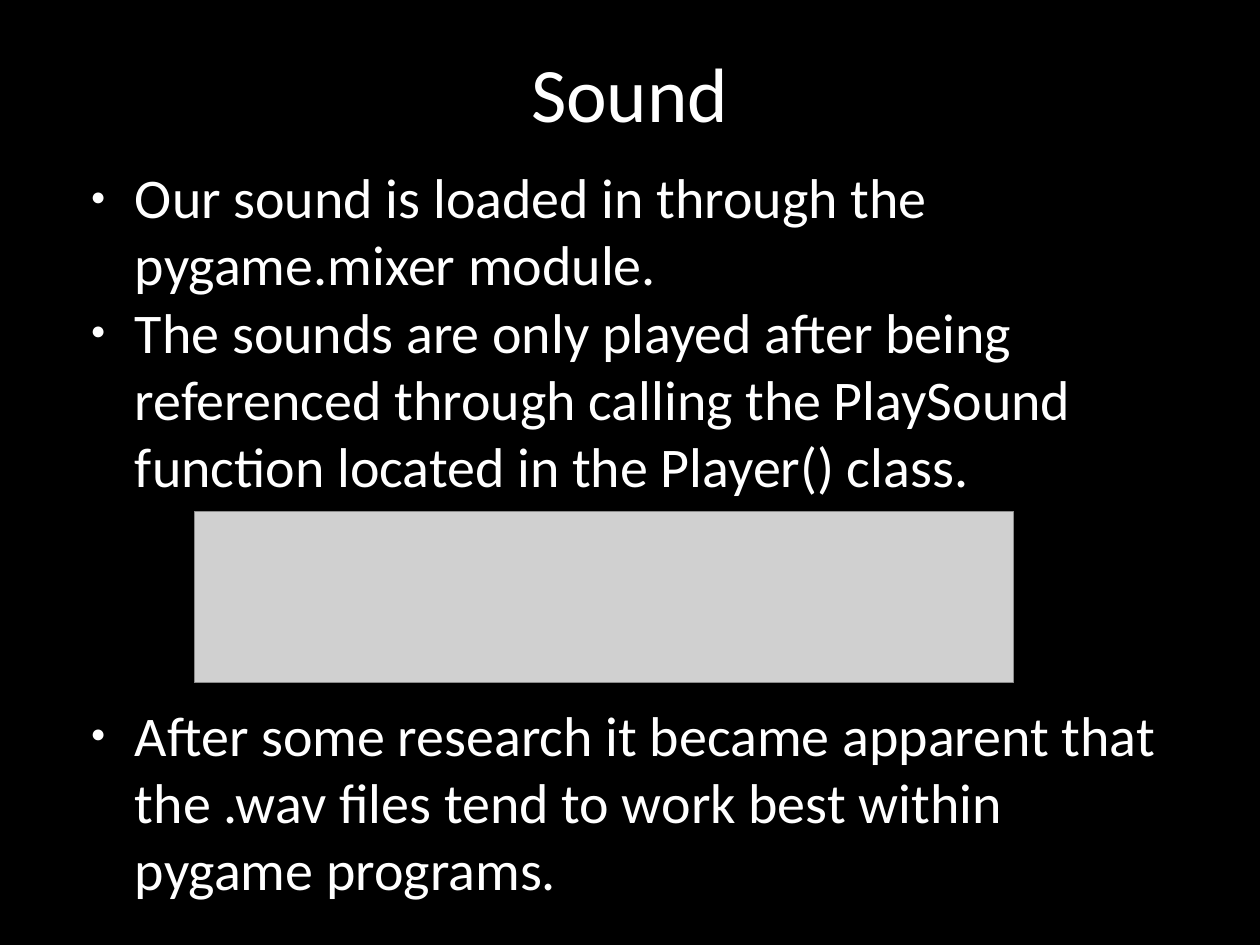
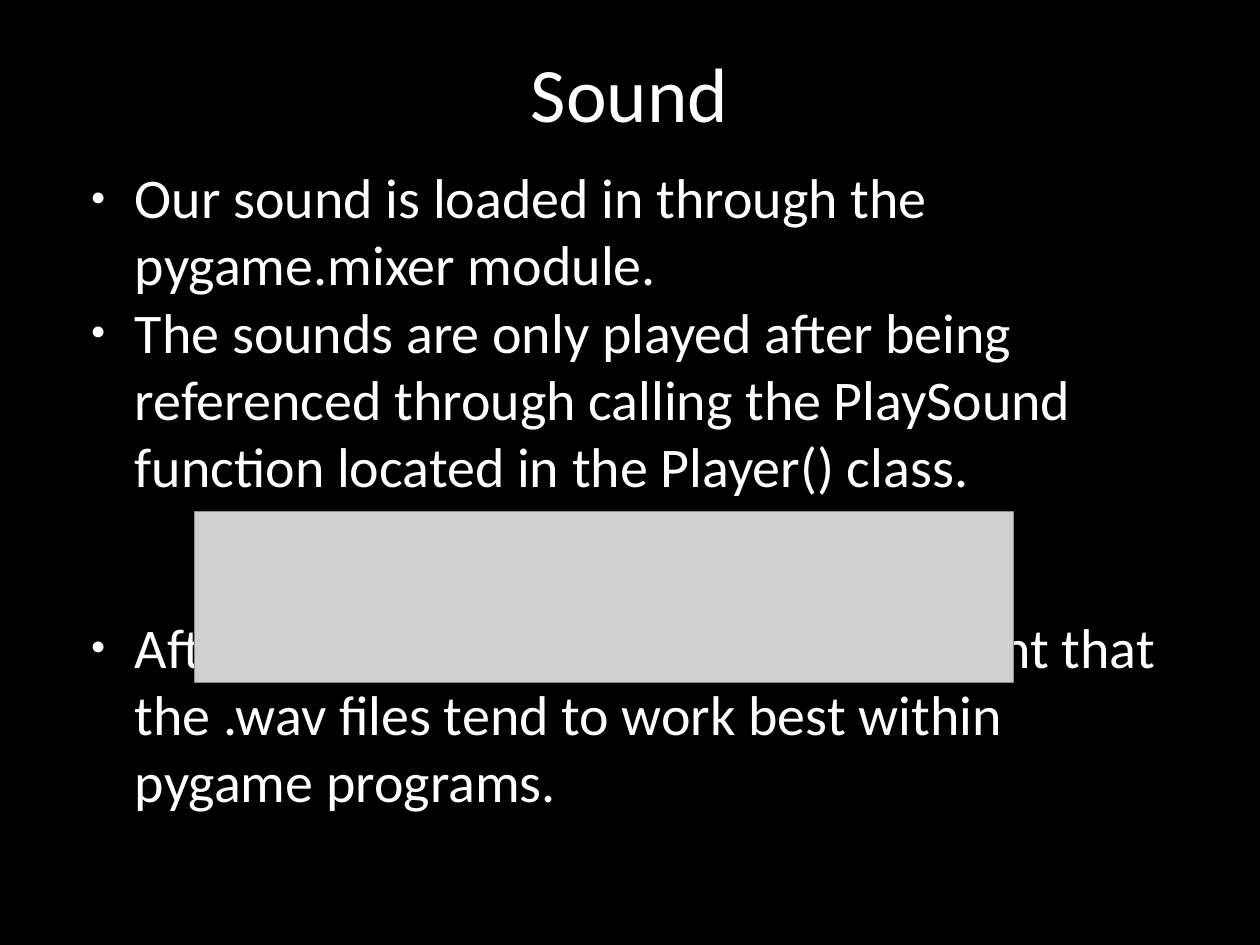
Before and after one commit to terrencepreilly/CPS410, a slide deck: slide 14 of final_presentation/Presentation.pptx. Drawn at 1260x945 pixels with LibreOffice and Linux fonts; fonts in the diff are those of the drawing; grey boxes stand for pictures; background and template pictures are left out. Boxes give left, top, right and bottom in pixels: in the first picture for what was removed or moved away, otherwise in the second. Text is boxed around its words. In the diff, an @@ line names an element or a change of style, - is before the commit and + after.

```diff
--- a/final_presentation/Presentation.pptx
+++ b/final_presentation/Presentation.pptx
@@ text "Our sound is loaded in ..." rewrapped from box(135, 179, 1155, 900) to box(135, 179, 1155, 812) @@
```
Also in this commit, not shown: 3 other slides changed, 1 slide added.
